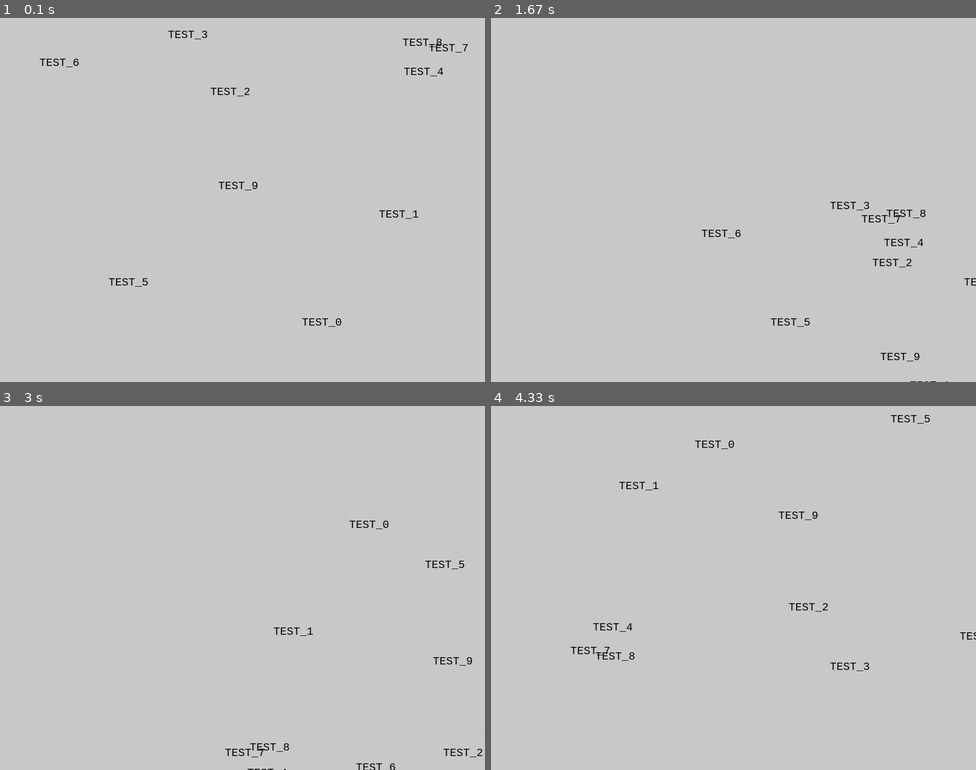
Above: before the commit, frames 1-4 (two rows, left to right).
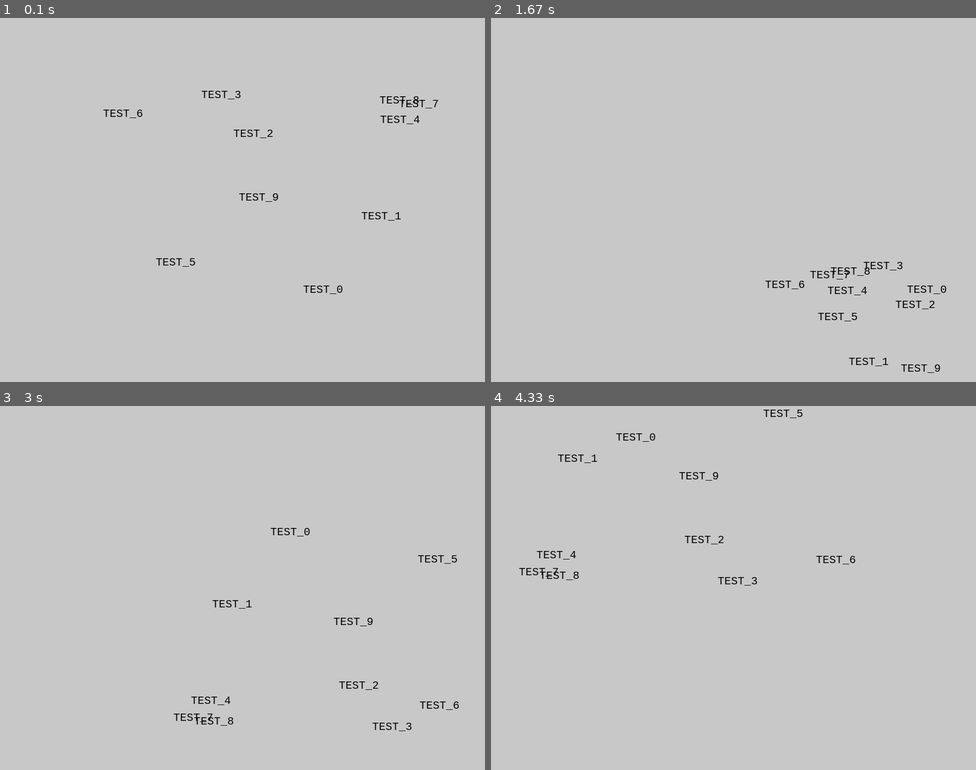
Above: after the commit, the same moments.

Repository: BlackGn0m/PyGameLearn
Game: pygame game, started from TestSpriteAndGroup.py
The game is run twice, just before and just after one commit, with the same random seed, the same clock (stepped at 60 frames per second) and the same inputs.
Inputs:
- Up to frame 1 (0.1 s): no input
- Up to frame 2 (1.67 s): no input
- Up to frame 3 (3 s): no input
- Up to frame 4 (4.33 s): no input

The runs differ from the first frame. In frame 1, 1.2% of the frame differs, in the area x 8-97%, y 3-85%; in frame 2, 1.1%; in frame 3, 1.1%; in frame 4, 1.2%.

Commit message:
work with collision

Diff:
--- a/TestSpriteAndGroup.py
+++ b/TestSpriteAndGroup.py
@@ -12,15 +12,36 @@
         self._dy = dy
         font = pygame.font.SysFont('Consolas', 20)
         self.image = font.render(text, True, (0, 0, 0))
-        self.rect = self.image.get_rect(center=(x, y))
+        self.rect = self.image.get_rect(topleft=(x, y))
 
     def update(self):
-        if self.rect.x + self._dx < 0 or self.rect.x + self._dx > BASE_WIDTH:
+        if self.rect.x + self._dx < 0 or \
+                (self.rect.x + self.rect.width) + self._dx > BASE_WIDTH:
             self._dx *= -1
-        if self.rect.y + self._dy < 0 or self.rect.y + self._dy > BASE_HEIGHT:
+        if self.rect.y + self._dy < 0 or \
+                (self.rect.y + self.rect.height) + self._dy > BASE_HEIGHT:
             self._dy *= -1
         self.rect.x += self._dx
         self.rect.y += self._dy
+
+    @property
+    def speed(self):
+        return self._dx, self._dy
+
+    @speed.setter
+    def speed(self, newvalue):
+        self._dx = newvalue[0]
+        self._dy = newvalue[1]
+
+
+def detectCollision(group):
+    for sp in group:
+        collist = pygame.sprite.spritecollide(sp, group, False)
+        for cs in collist:
+            if cs is sp:
+                continue
+
+    pass
 
 
 def main():
@@ -30,8 +51,8 @@
     clock = pygame.time.Clock()
     sg = pygame.sprite.Group()
     for i in range(10):
-        x = random.randint(10, BASE_WIDTH)
-        y = random.randint(10, BASE_HEIGHT)
+        x = random.randint(100, BASE_WIDTH - 100)
+        y = random.randint(100, BASE_HEIGHT - 100)
         ts = TestSprite(x, y, 3, 3, f'TEST_{i}')
         sg.add(ts)
 
@@ -44,9 +65,8 @@
                 pygame.quit()
                 return
         display.fill((200, 200, 200))
-        # display.blit(ts.image,ts.rect)
-        # ts.update()
         sg.draw(display)
+        detectCollision(sg)
         sg.update()
         pygame.display.update()
         clock.tick(60)
